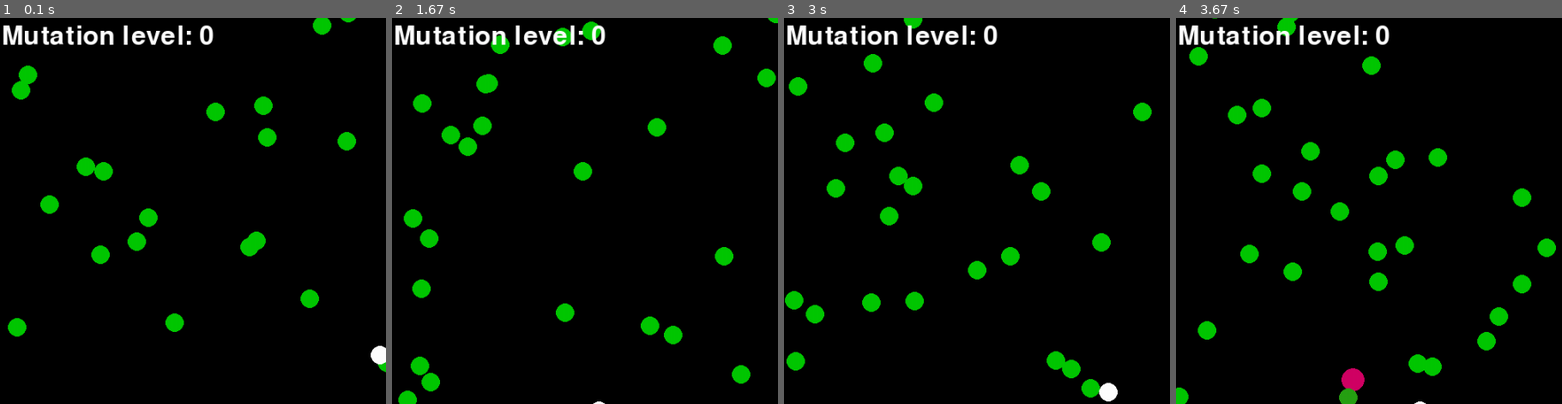
Above: before the commit, frames 1-4 (left to right).
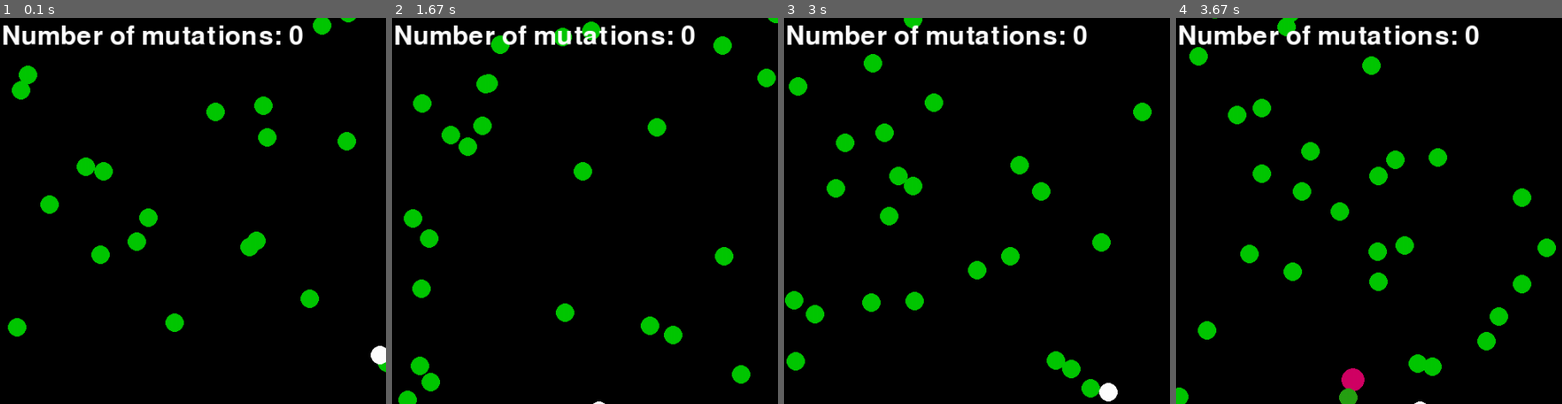
Above: after the commit, the same moments.

Repository: ajaysridhar0/APCSP-Final-Project
Game: pygame game, started from covid19_game.py
The game is run twice, just before and just after one commit, with the same random seed, the same clock (stepped at 60 frames per second) and the same inputs.
Inputs:
- Up to frame 1 (0.1 s): no input
- Up to frame 2 (1.67 s): hold Left 0.33-0.87 s; hold Down 0.9-1.2 s; hold Left 1.23-1.63 s
- Up to frame 3 (3 s): hold Up 1.67-2.03 s; hold Right 2.07-2.7 s; hold Down from 2.73 s (still down)
- Up to frame 4 (3.67 s): release Down at 3.1 s; hold Left 3.13-3.6 s; hold Right from 3.63 s (still down)
The pictures show only the part of the screen within x 1-51%, y 6-56%; the shares and areas given below are measured in that part.

The runs differ from the first frame. In frame 1, 2.3% of the frame differs, in the area x 1-79%, y 1-8%; in frame 2, 2.3%; in frame 3, 2.3%; in frame 4, 2.3%.

Commit message:
Add game over screen with 'play again' and 'quit' button

Diff:
--- a/covid19_game.py
+++ b/covid19_game.py
@@ -206,6 +206,7 @@
         self.controls = controls
         self.start_time = time.time()
         self.has_been_infected = False
+        self.age = 0
 
     def animate(self):
         key_pressed = pygame.key.get_pressed()
@@ -233,8 +234,8 @@
                     pygame.quit()
                     quit()
             # game_display.fill(white)
-            '''button("Play Again", 150, 450, 100, 50, bright_green, green, game_loop)
-            button("Quit", 550, 450, 100, 50, bright_red, red, quit_game)'''
+            button("Play Again", 175, 650, 200, 100, bright_green, green, game_loop)
+            button("Quit", 625, 650, 200, 100, bright_red, red, quit_game)
 
             pygame.display.update()
             clock.tick(120)
@@ -249,14 +250,30 @@
         font = pygame.font.SysFont(None, 50)
         time_text = font.render("Time uninfected: " + str(score_time), True, white)
         game_display.blit(time_text, (10, 10))
-        mutation_text = font.render("Mutation level: " + str(int(virus_level/10)), True, white)
+        mutation_text = font.render("Number of mutations: " + str(int(virus_level/5)), True, white)
         game_display.blit(mutation_text, (10, 70))
 
 
 # functions
-def text_objects(text, font):
-    text_surface = font.render(text, True, white)
+def text_objects(text, font, color=white):
+    text_surface = font.render(text, True, color)
     return text_surface, text_surface.get_rect()
+
+
+def button(msg, x, y, w, h, ic, ac, action=None):
+    mouse = pygame.mouse.get_pos()
+    click = pygame.mouse.get_pressed()
+    if x + w > mouse[0] > x and y + h > mouse[1] > y:
+        pygame.draw.rect(game_display, ac, (x, y, w, h))
+        if click[0] == 1 and action is not None:
+            action()
+    else:
+        pygame.draw.rect(game_display, ic, (x, y, w, h))
+
+    small_text = pygame.font.SysFont(None, 50)
+    text_surf, text_rect = text_objects(msg, small_text, color=black)
+    text_rect.center = ((x + (w / 2)), (y + (h / 2)))
+    game_display.blit(text_surf, text_rect)
 
 
 def quit_game():
@@ -278,6 +295,11 @@
 def game_loop():
     global virus_level
     global immune_people
+
+    del people[:]
+    del infected_people[:]
+    del immune_people[:]
+
     for i in range(0, population):
         people.append(Npc())
     player = Player(
